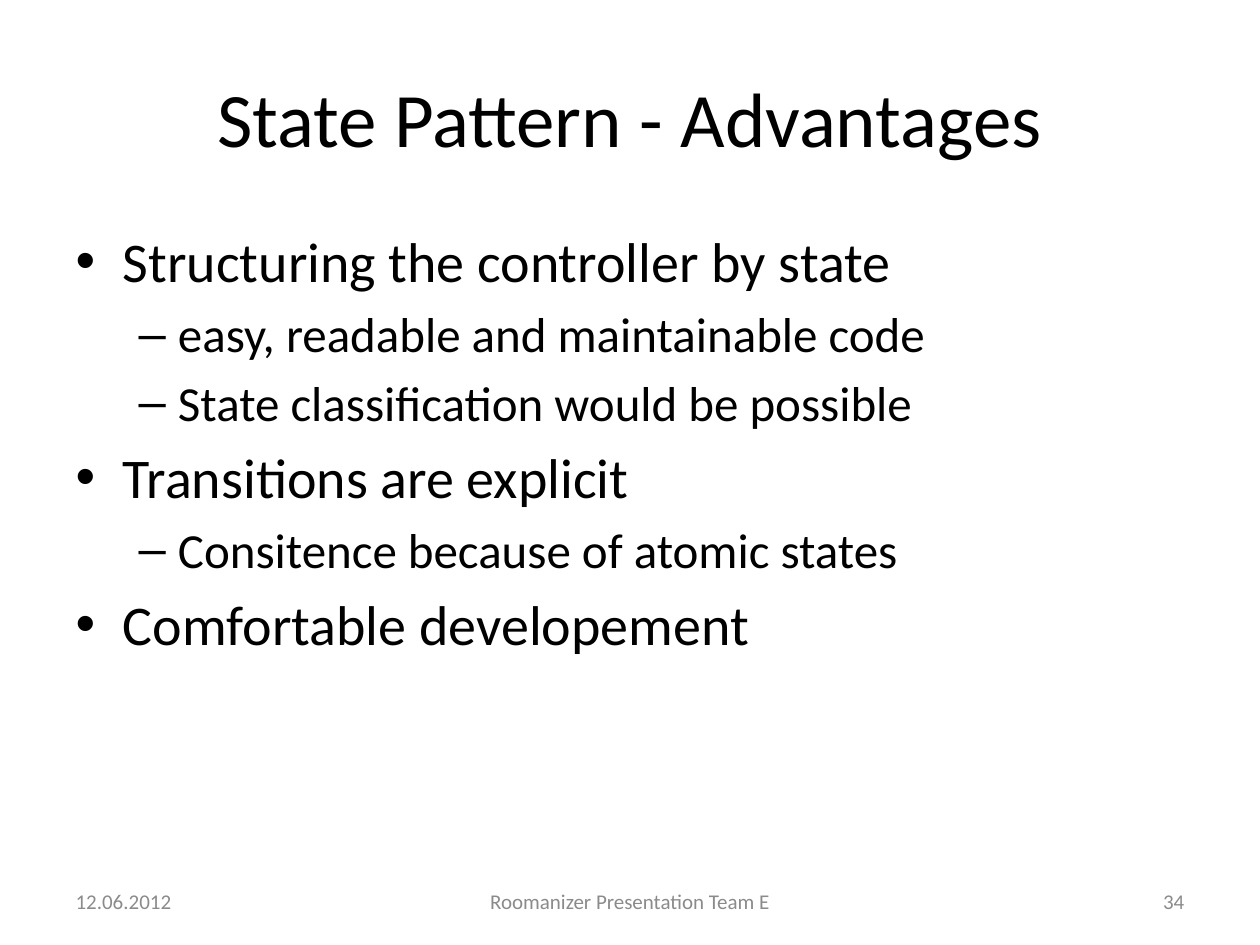
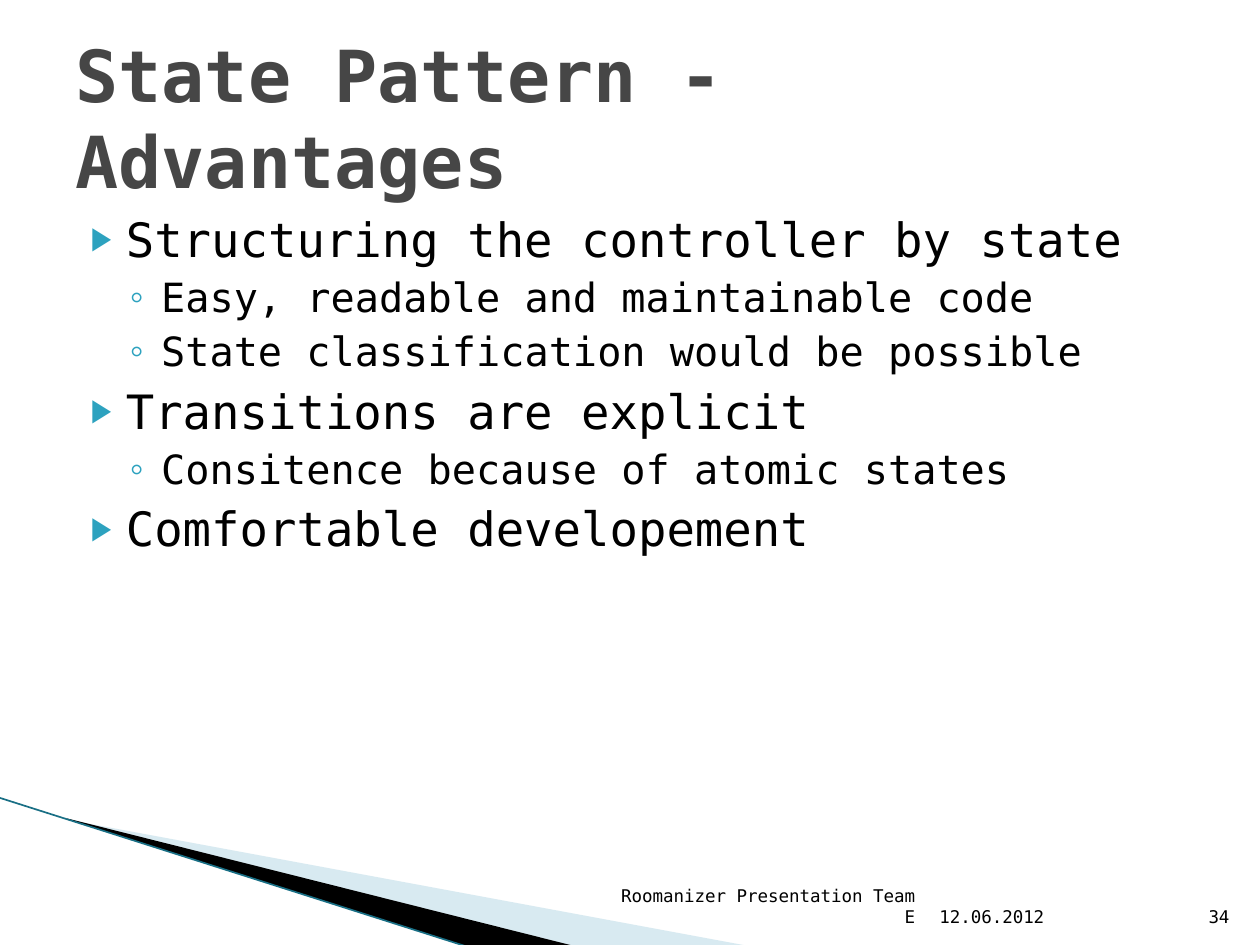
Before and after one commit to markusmo/HotelSoftware, a slide deck: slide 34 of Documentation/Praesentation/PresentationRoomanizer.pptx. Drawn at 1260x945 pixels with LibreOffice and Linux fonts; fonts in the diff are those of the drawing; background and template pictures are left out. Boxes give left, top, right and bottom in pixels: in the first picture for what was removed or moved away, otherwise in the second. Text is boxed around its words. In the diff, an @@ line names an element or a change of style, - is before the commit and + after.

```diff
--- a/Documentation/Praesentation/PresentationRoomanizer.pptx
+++ b/Documentation/Praesentation/PresentationRoomanizer.pptx
@@ title "State Pattern - Advantages" at [75, 48, 636, 203]: size 44 to 41 pt, font Calibri to DejaVu Sans Mono, text colour #000000 to #464646, bold on; alignment centre to left @@
@@ text "Structuring the controller by state": place and size @@
-text "Structuring the controller by state" at [123, 243, 925, 654]
+text "Structuring the controller by state" at [126, 220, 1122, 556]
@@ text at [126, 220, 1122, 556]: size 32 to 27 pt in "Structuring the controller by state", "Transitions are explicit", "Comfortable developement"; font Calibri to DejaVu Sans Mono in "Structuring the controller by state", "State classification would be possible", "Transitions are explicit", "Consitence because of atomic states" and 1 more places; size 28 to 23 pt in "State classification would be possible", "Consitence because of atomic states"; bullet • to ▶; less space between paragraphs; bullet – to ◦ @@
@@ text at [161, 281, 1034, 321]: text changed; size 28 to 23 pt; font Calibri to DejaVu Sans Mono @@
-  – easy, readable and maintainable code
+  ◦ Easy, readable and maintainable code
@@ line added from (0, 798) to (467, 945), #97C5D8 0.95 pt @@
@@ freeform shape added at [67, 818, 576, 945], fill #000000 @@
@@ freeform shape added at [69, 819, 750, 945], fill #A0CBDC at 40% opacity @@
@@ text "Roomanizer Presentation Team E": place and size @@
-text "Roomanizer Presentation Team E" at [490, 894, 769, 909]
+text "Roomanizer Presentation Team E" at [621, 888, 916, 923]
@@ text "Roomanizer Presentation Team E" at [621, 888, 916, 923]: size 12 to 10 pt, font Calibri to DejaVu Sans Mono, text colour #8C8C8C to #000000; alignment centre to right; vertical alignment middle to bottom @@
@@ text "12.06.2012" at [939, 910, 1044, 924]: size 12 to 10 pt, font Calibri to DejaVu Sans Mono, text colour #8C8C8C to #000000; vertical alignment middle to bottom @@
@@ text "12.06.2012": place and size @@
-text "12.06.2012" at [76, 895, 172, 909]
+text "12.06.2012" at [939, 910, 1044, 924]
@@ page number: place and size @@
-page number at [1163, 895, 1184, 909]
+page number at [1209, 910, 1230, 924]
@@ page number at [1209, 910, 1230, 924]: size 12 to 10 pt, font Calibri to DejaVu Sans Mono, text colour #8C8C8C to #000000; vertical alignment middle to bottom @@
```
Also in this commit, not shown: 46 other slides changed.
